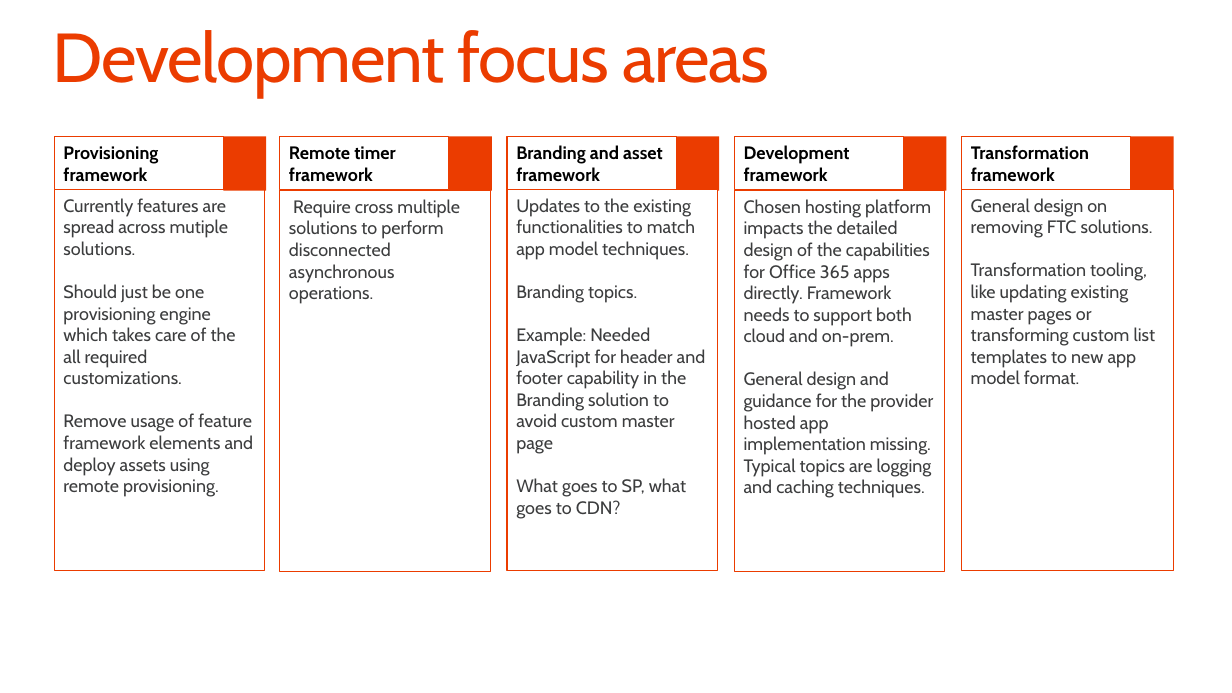
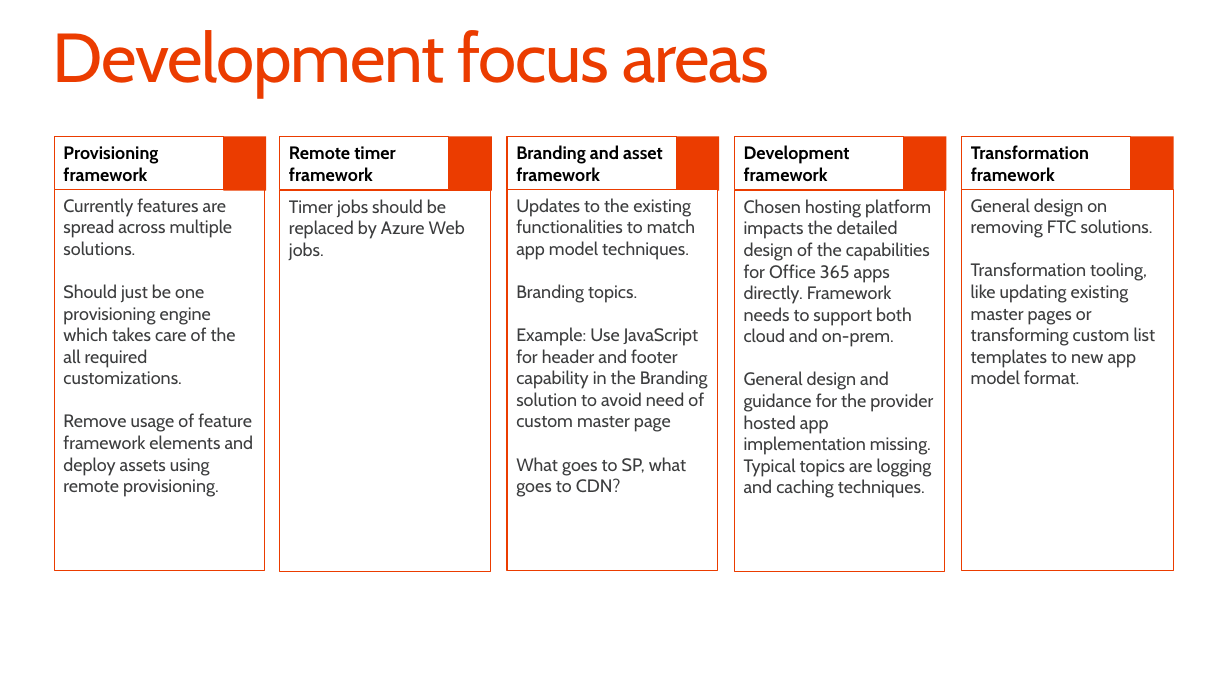
Before and after one commit to SharePoint/PnP-Guidance, a slide deck: slide 35 of PnP Transformation Process/Samples/PnP Transformation - Solution Assessment Report - Contoso.pptx. Drawn at 1232x693 pixels with LibreOffice and Linux fonts; fonts in the diff are those of the drawing; background and template pictures are left out. Boxes give left, top, right and bottom in pixels: in the first picture for what was removed or moved away, otherwise in the second. Text is boxed around its words. In the diff, an @@ line names an element or a change of style, - is before the commit and + after.

```diff
--- a/PnP Transformation Process/Samples/PnP Transformation - Solution Assessment Report - Contoso.pptx
+++ b/PnP Transformation Process/Samples/PnP Transformation - Solution Assessment Report - Contoso.pptx
@@ text in rectangle at [63,198,233,255]: text changed @@
-Currently features are spread across mutiple solutions.
+Currently features are spread across multiple solutions.
@@ text in rectangle at [289,199,465,260]: text changed @@
-Require cross multiple solutions to perform disconnected asynchronous operations.
+Timer jobs should be replaced by Azure Web jobs.
@@ text in rectangle at [516,327,708,432]: text changed @@
-Example: Needed JavaScript for header and footer capability in the Branding solution to avoid custom master page
+Example: Use JavaScript for header and footer capability in the Branding solution to avoid need of custom master page
```
Also in this commit, not shown: 8 other slides changed, 5 other files.
